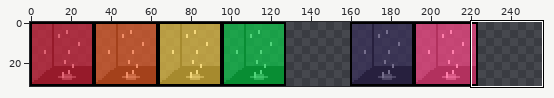
File history of a sprite sheet, src/images/Pad.png. The first picture is a wide view before the edit; the outline marks the close-up.
Close-up. Old version:
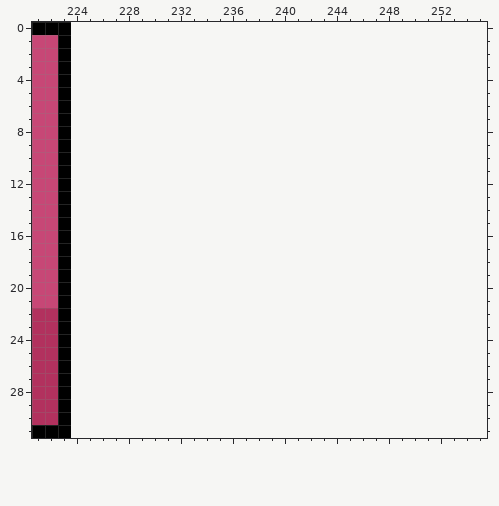
The file is 1792x256 pixels, drawn in blocks of 8x8; one block is one cell here. Shown: x 221..255, y 0..31. The old version is drawn lined up with the new one, on the new canvas.
And afterwards:
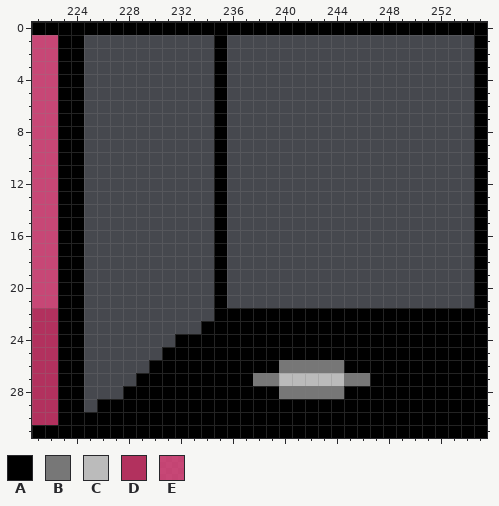
Palette (. is transparent): A #000000  B #777777  C #bbbbbb  D #b2315e  E #ff4788b2
The edit:
canvas 224x32 -> 256x32
The author put colour A in row 0 at x 224 to 255; in rows 1 to 21 at x 224, 235 and 255; in row 22 at x 224 and 235 to 255; in row 23 at x 224 and 234 to 255; in row 24 at x 224 and 232 to 255; in row 25 at x 224 and 231 to 255.
The author put colour A in row 26 at x 224, 230 to 239 and 245 to 255; in row 27 at x 224, 229 to 237 and 247 to 255; in row 28 at x 224, 228 to 239 and 245 to 255; in row 29 at x 224 and 226 to 255; in rows 30 to 31 at x 224 to 255.
The author put colour B in row 26 at x 240 to 244; in row 27 at x 238 to 239 and 245 to 246; in row 28 at x 240 to 244.
The author put colour C in row 27 at x 240 to 244.
